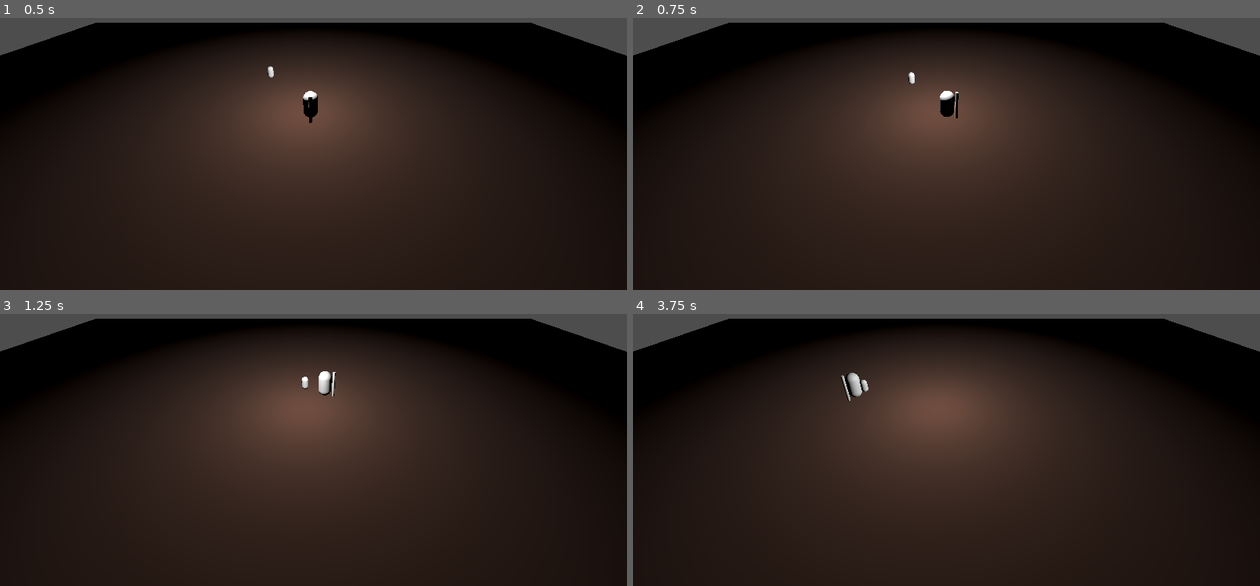
Above: before the commit, frames 1-4 (two rows, left to right).
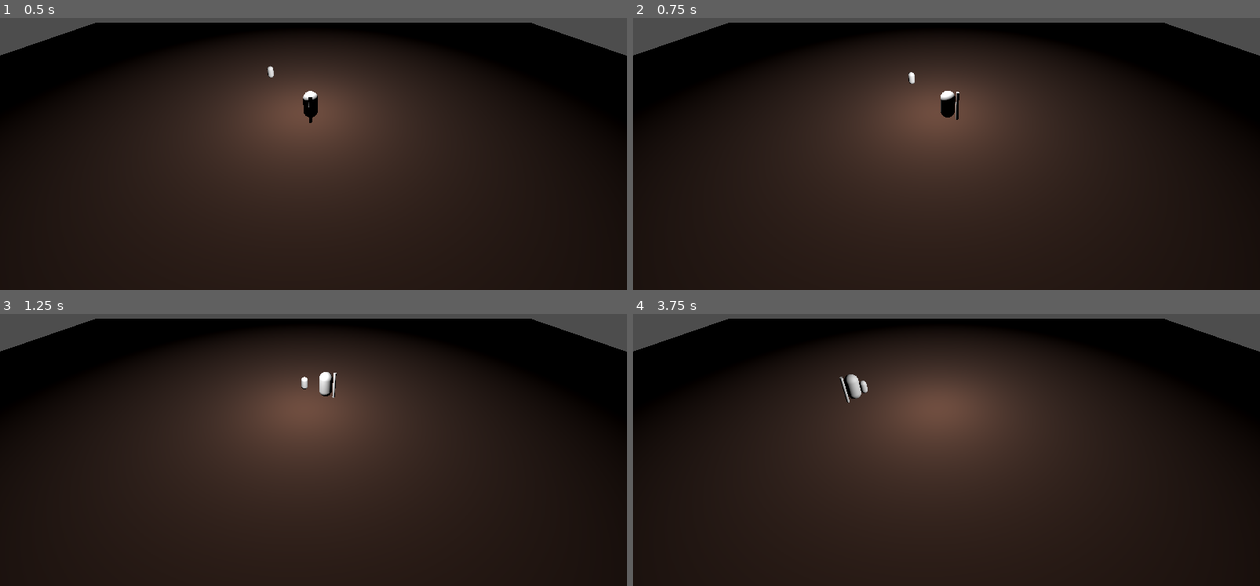
Above: after the commit, the same moments.

Repository: Aeren28/Ludum54
Game: Godot game, scene res://Scenes/Escenario.tscn
The game is run twice, just before and just after one commit, with the same random seed, the same clock (stepped at 60 frames per second) and the same inputs.
Inputs (mouse positions are in pixels of both pictures, inside the frame that each line leads up to):
- Up to frame 1 (0.5 s): no input
- Up to frame 2 (0.75 s): move the mouse to (1084, 96) at 0.52 s; hold D (move_right) from 0.53 s (still down); click (1084, 96) at 0.6 s
- Up to frame 3 (1.25 s): keep holding D (move_right)
- Up to frame 4 (3.75 s): move the mouse to (821, 428) at 1.27 s; release D (move_right) at 1.28 s; hold S (move_down) 1.28-2.03 s; click (821, 428) at 1.35 s; move the mouse to (1009, 333) at 2.02 s; hold D (move_right) 2.03-2.78 s; click (1009, 333) at 2.1 s; move the mouse to (915, 479) at 2.77 s; hold W (move_up) 2.78-3.53 s; click (915, 479) at 2.85 s; move the mouse to (1134, 463) at 3.52 s; hold A (move_left) from 3.53 s (still down); click (1134, 463) at 3.6 s

Frame 1 is identical in both runs. In frame 2, less than 0.1% of the frame differs, in the area x 43-53%, y 20-38%; in frame 3, 0.1%; in frame 4, 0.2%, in the area x 32-38%, y 21-33%.
Error after the commit: Cannot call method 'get_node' on a null value. (res://Scripts/Projectile.gd:3)

Commit message:
Siguiendo con la instanciación del projectil

Diff:
--- a/Scenes/Projectile.gd
+++ /dev/null
@@ -1,8 +0,0 @@
-extends RigidBody3D
-
-var weapon = get_root().get_node("Escenario").get_node("Character").get_node("Weapon").get_node("Marker3D")
-
-# Called when the node enters the scene tree for the first time.
-func _ready():
-	position = weapon.position
-	set_axis_velocity(weapon.transform.forward)
--- a/Scenes/Projectile.tscn
+++ b/Scenes/Projectile.tscn
@@ -1,6 +1,6 @@
-[gd_scene load_steps=5 format=3 uid="uid://dya6si10ofcdc"]
+[gd_scene load_steps=5 format=3 uid="uid://c1d4clewfu60u"]
 
-[ext_resource type="Script" path="res://Scenes/Projectile.gd" id="1_l5h33"]
+[ext_resource type="Script" path="res://Scripts/Projectile.gd" id="1_beulm"]
 
 [sub_resource type="StandardMaterial3D" id="StandardMaterial3D_uqqaq"]
 albedo_color = Color(0.737255, 0.321569, 0.298039, 1)
@@ -12,7 +12,7 @@
 
 [node name="RigidBody3D" type="RigidBody3D"]
 transform = Transform3D(0.25, 0, 0, 0, 0.25, 0, 0, 0, 0.25, 0, 0, 0)
-script = ExtResource("1_l5h33")
+script = ExtResource("1_beulm")
 
 [node name="MeshInstance3D" type="MeshInstance3D" parent="."]
 mesh = SubResource("SphereMesh_hn2gy")
--- a/Scripts/Character.gd
+++ b/Scripts/Character.gd
@@ -4,6 +4,8 @@
 
 const SPEED = 5.0
 const ANGULAR_SPEED = 0.02
+
+var projectile_preload = preload("res://Scenes/Projectile.tscn")
 
 # Get the gravity from the project settings to be synced with RigidBody nodes.
 var gravity = ProjectSettings.get_setting("physics/3d/default_gravity")
@@ -22,6 +24,8 @@
 
 	if Input.is_action_just_pressed("attack"):
 		print("Ataca perra")
+		var projectile = projectile_preload.instantiate()
+		get_tree().get_root().get_node("Escenario").add_child(projectile)
 
 
 func _physics_process(delta):
--- a/Scripts/Projectile.gd
+++ b/Scripts/Projectile.gd
@@ -1,11 +1,8 @@
-extends Node
+extends RigidBody3D
 
+@onready var weapon = get_tree().get_root().get_node("Escenario").get_node("Character").get_node("Weapon").get_node("Marker3D")
 
 # Called when the node enters the scene tree for the first time.
 func _ready():
-	pass # Replace with function body.
-
-
-# Called every frame. 'delta' is the elapsed time since the previous frame.
-func _process(delta):
-	pass
+	position = weapon.position
+	set_axis_velocity(weapon.transform.forward)
